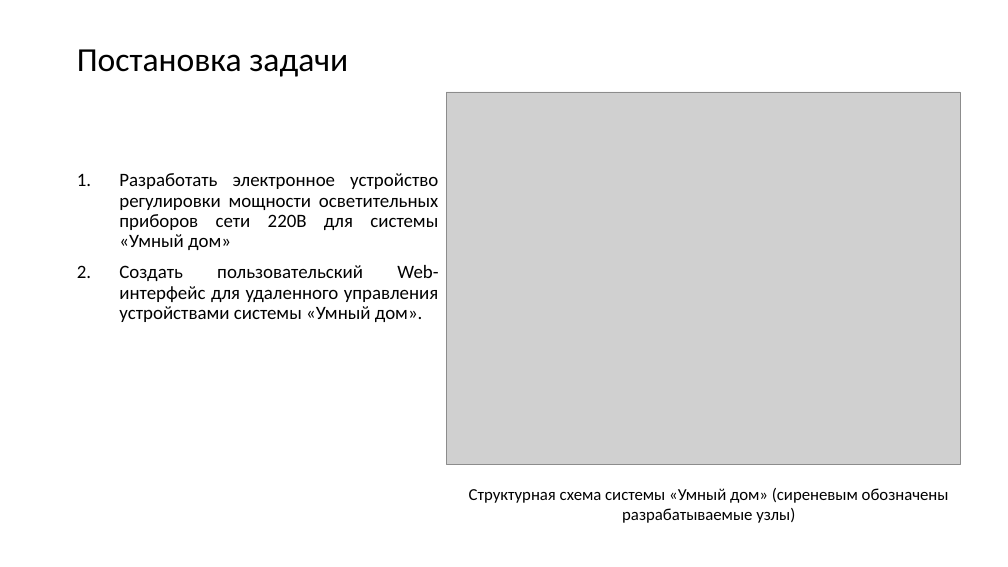
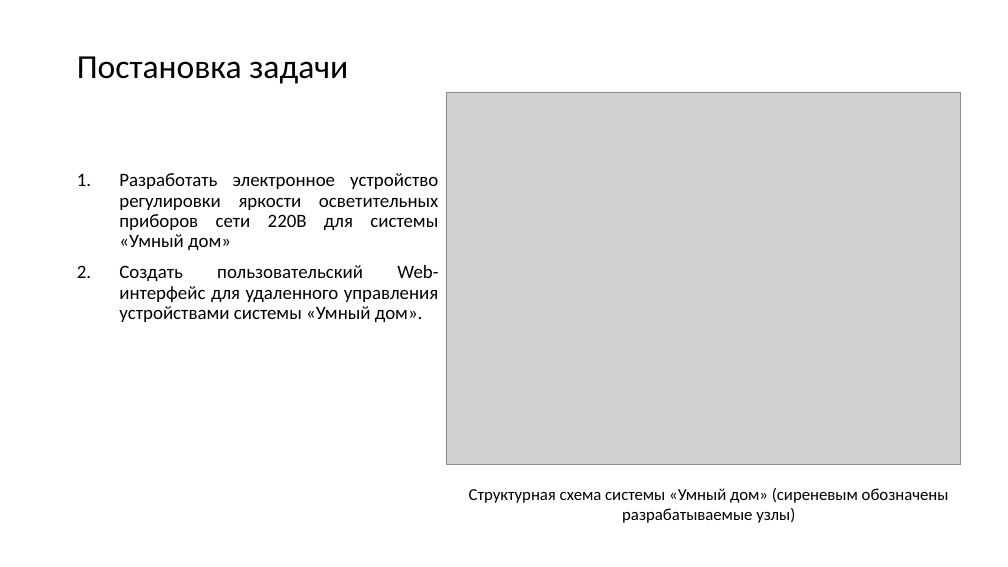
Before and after one commit to kaf3/dimmer, a slide deck: slide 5 of Презентация1.pptx (slide 4 before the commit). Drawn at 1008x567 pixels with LibreOffice and Linux fonts; fonts in the diff are those of the drawing; grey boxes stand for pictures. Boxes give left, top, right and bottom in pixels: in the first picture for what was removed or moved away, otherwise in the second. Text is boxed around its words. In the diff, an @@ line names an element or a change of style, - is before the commit and + after.

```diff
--- a/Презентация1.pptx
+++ b/Презентация1.pptx
@@ title "Постановка задачи": place and size @@
-title "Постановка задачи" at (77,49,348,77)
+title "Постановка задачи" at (77,56,348,84)
@@ text at (119,173,438,250): text changed @@
-1. Разработать электронное устройство регулировки мощности осветительных приборов сети 220В для системы «Умный дом»
+1. Разработать электронное устройство регулировки яркости осветительных приборов сети 220В для системы «Умный дом»
```
Also in this commit, not shown: 2 other slides changed, 2 slides added, 1 other file.
